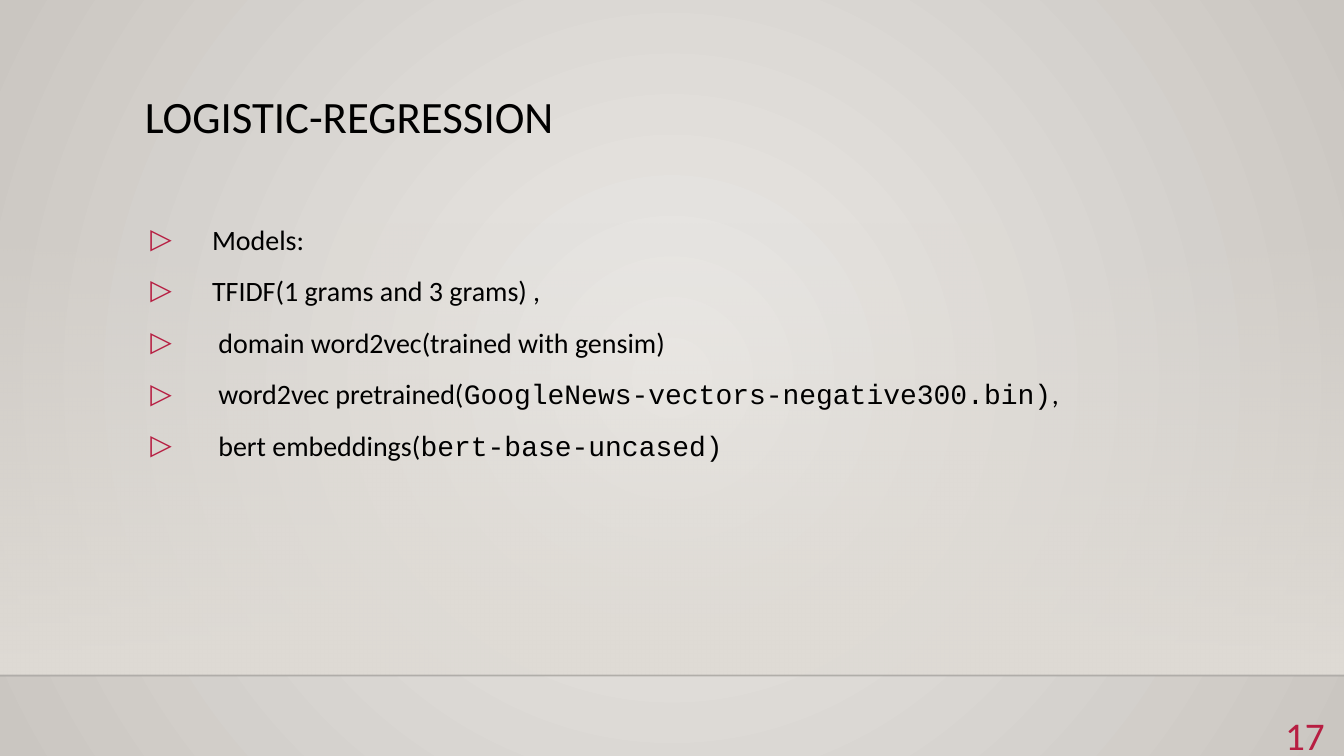
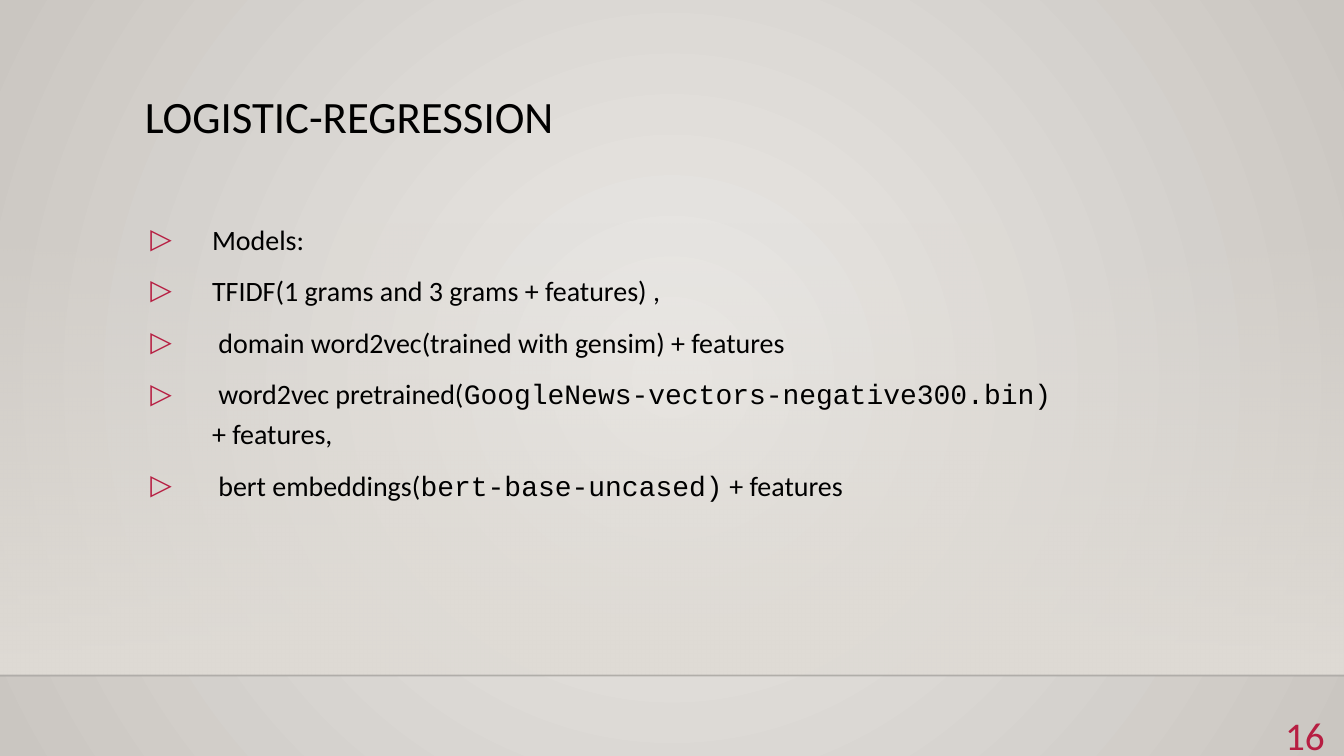
Before and after one commit to BKmarian/Reddit-Stress-Analisys, a slide deck: slide 16 of bionlp.pptx (slide 17 before the commit). Drawn at 1344x756 pixels with LibreOffice and Linux fonts; fonts in the diff are those of the drawing; background and template pictures are left out. Boxes give left, top, right and bottom in pixels: in the first picture for what was removed or moved away, otherwise in the second. Text is boxed around its words. In the diff, an @@ line names an element or a change of style, - is before the commit and + after.

```diff
--- a/bionlp.pptx
+++ b/bionlp.pptx
@@ text at [212, 280, 1051, 502]: text changed @@
-▷ TFIDF(1 grams and 3 grams) ,
-▷ domain word2vec(trained with gensim)
-▷ word2vec pretrained(GoogleNews-vectors-negative300.bin),
-▷ bert embeddings(bert-base-uncased)
+▷ TFIDF(1 grams and 3 grams + features) ,
+▷ domain word2vec(trained with gensim) + features
+▷ word2vec pretrained(GoogleNews-vectors-negative300.bin) + features,
+▷ bert embeddings(bert-base-uncased) + features
@@ page number at [1285, 723, 1325, 751]: text changed @@
-17
+16
```
Also in this commit, not shown: 3 other slides changed, 1 slide removed.
